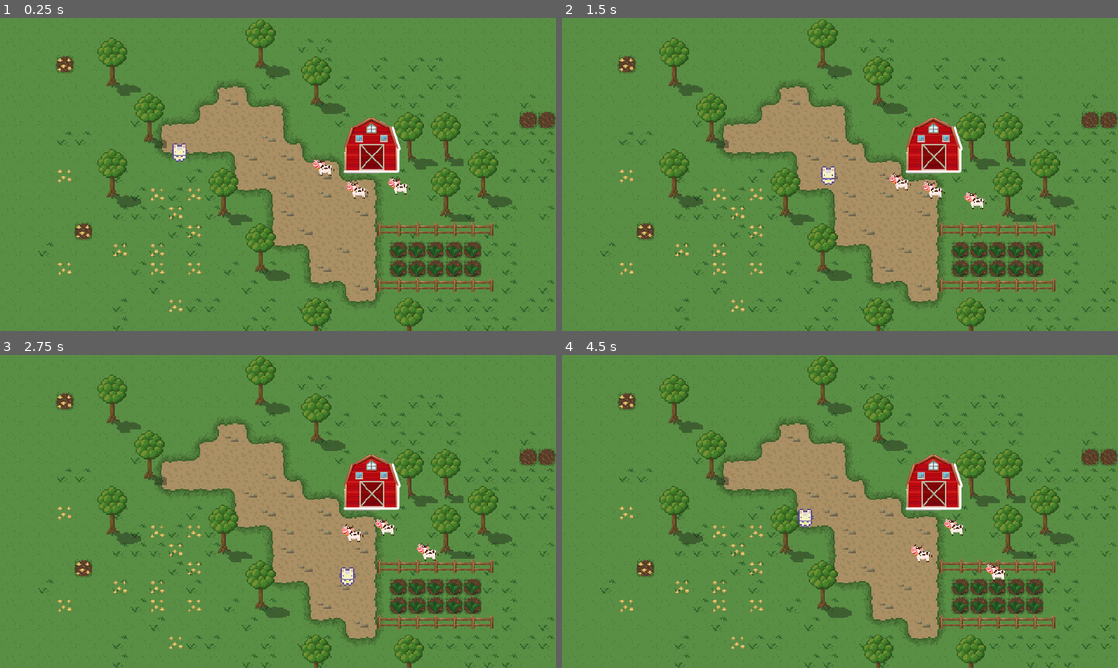
Above: before the commit, frames 1-4 (two rows, left to right).
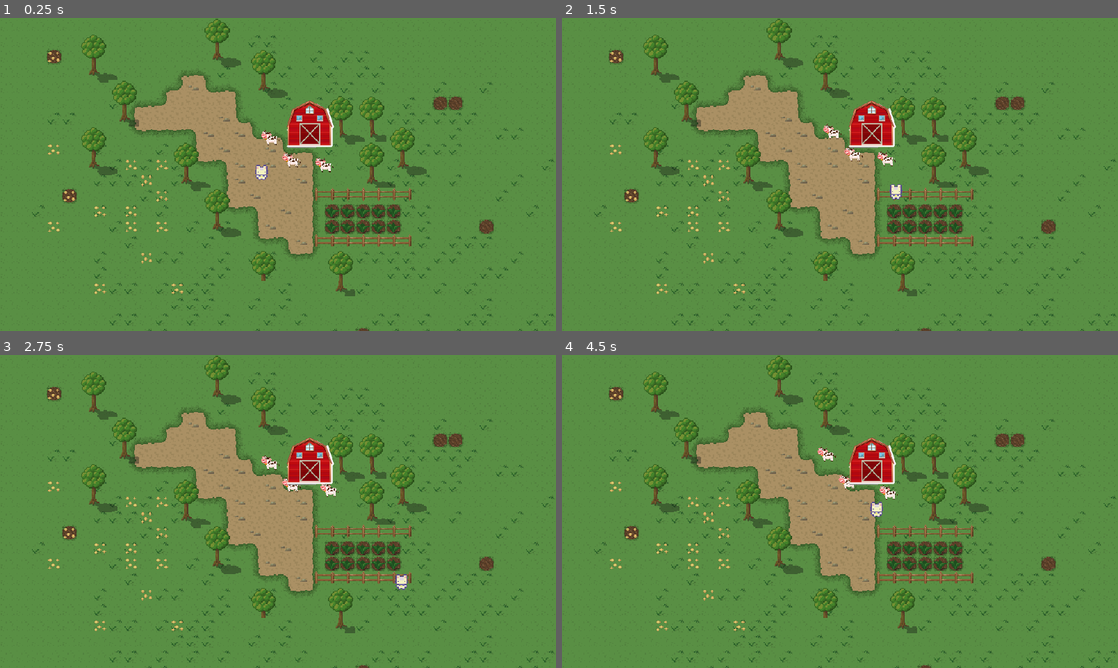
Above: after the commit, the same moments.

Repository: Bugra020/Game-Jam
Game: Godot game, scene res://scenes/gamelevel.tscn
Same seed, same stepped clock (60 frames per second), same inputs: the game is played once before the commit and once after it.
Inputs:
- Up to frame 1 (0.25 s): no input
- Up to frame 2 (1.5 s): hold D (right) 0.53-1.28 s; hold E (interact, bound only after the commit) 0.53-1.28 s; hold S (down) from 1.28 s (still down); tap E (interact, bound only after the commit) at 1.35 s
- Up to frame 3 (2.75 s): release S (down) at 2.03 s; hold D (right) from 2.03 s (still down); hold E (interact, bound only after the commit) from 2.03 s (still down)
- Up to frame 4 (4.5 s): release D (right) at 2.78 s; release E (interact, bound only after the commit) at 2.78 s; hold W (up) 2.78-3.53 s; tap E (interact, bound only after the commit) at 2.85, 4.35 s; hold E (interact, bound only after the commit) 3.53-4.28 s; hold A (left) from 3.53 s (still down)

The runs differ from the first frame. In frame 1, 28% of the frame differs, in the area x 5-100%, y 0-100%; in frame 2, 28%; in frame 3, 28%; in frame 4, 28%.

Commit message:
milkable cows!

Diff:
--- a/player/player.tscn
+++ b/player/player.tscn
@@ -6,7 +6,7 @@
 [sub_resource type="RectangleShape2D" id="RectangleShape2D_a67ut"]
 size = Vector2(14, 16)
 
-[node name="Player" type="CharacterBody2D"]
+[node name="Player" type="CharacterBody2D" groups=["Player"]]
 script = ExtResource("1_b551q")
 
 [node name="Sprite2D" type="Sprite2D" parent="."]
--- a/project.godot
+++ b/project.godot
@@ -16,10 +16,8 @@
 
 [display]
 
-window/size/viewport_width=1920
-window/size/viewport_height=1080
 window/stretch/mode="canvas_items"
-window/stretch/scale=4.0
+window/stretch/scale=2.0
 
 [input]
 
@@ -43,6 +41,11 @@
 "events": [Object(InputEventKey,"resource_local_to_scene":false,"resource_name":"","device":-1,"window_id":0,"alt_pressed":false,"shift_pressed":false,"ctrl_pressed":false,"meta_pressed":false,"pressed":false,"keycode":0,"physical_keycode":87,"key_label":0,"unicode":119,"echo":false,"script":null)
 ]
 }
+interact={
+"deadzone": 0.5,
+"events": [Object(InputEventKey,"resource_local_to_scene":false,"resource_name":"","device":-1,"window_id":0,"alt_pressed":false,"shift_pressed":false,"ctrl_pressed":false,"meta_pressed":false,"pressed":false,"keycode":0,"physical_keycode":69,"key_label":0,"unicode":101,"echo":false,"script":null)
+]
+}
 
 [rendering]
 
--- a/scenes/animal.tscn
+++ /dev/null
@@ -1,51 +0,0 @@
-[gd_scene load_steps=5 format=3 uid="uid://doshxf2debles"]
-
-[ext_resource type="Texture2D" uid="uid://8nv0pl3nh4pb" path="res://assets/cowpng.png" id="1_geenp"]
-
-[sub_resource type="GDScript" id="GDScript_x5475"]
-resource_name = "animal.gd"
-script/source = "extends Area2D
-
-@export var move_speed : float = 10.0
-@export var move_dir : Vector2
-
-var start_pos : Vector2
-var count : int
-
-func _ready():
-	start_pos = global_position
-	count = 0;
-
-func _process(delta):
-	if(count % 200 == 0):
-		move_dir = Vector2(randi_range(0,1), randi_range(0,1))
-
-	global_position += move_dir * move_speed * delta
-
-	count = count + 1;
-"
-
-[sub_resource type="SpriteFrames" id="SpriteFrames_88ihd"]
-animations = [{
-"frames": [{
-"duration": 1.0,
-"texture": ExtResource("1_geenp")
-}],
-"loop": true,
-"name": &"default",
-"speed": 5.0
-}]
-
-[sub_resource type="RectangleShape2D" id="RectangleShape2D_7ld88"]
-size = Vector2(47, 39)
-
-[node name="animal" type="Area2D"]
-scale = Vector2(0.2, 0.2)
-script = SubResource("GDScript_x5475")
-
-[node name="AnimatedSprite2D" type="AnimatedSprite2D" parent="."]
-sprite_frames = SubResource("SpriteFrames_88ihd")
-
-[node name="CollisionShape2D" type="CollisionShape2D" parent="."]
-position = Vector2(9.5, 19.5)
-shape = SubResource("RectangleShape2D_7ld88")
--- /dev/null
+++ b/scenes/cow.tscn
@@ -0,0 +1,38 @@
+[gd_scene load_steps=6 format=3 uid="uid://yak7438fnhwo"]
+
+[ext_resource type="Texture2D" uid="uid://8nv0pl3nh4pb" path="res://assets/cowpng.png" id="1_dihb0"]
+[ext_resource type="Script" path="res://scripts/cow.gd" id="1_gu6j8"]
+[ext_resource type="Texture2D" uid="uid://cl32acr3xrivd" path="res://assets/milk_bubble.png" id="3_28cfh"]
+
+[sub_resource type="SpriteFrames" id="SpriteFrames_qukor"]
+animations = [{
+"frames": [{
+"duration": 1.0,
+"texture": ExtResource("1_dihb0")
+}],
+"loop": true,
+"name": &"default",
+"speed": 5.0
+}]
+
+[sub_resource type="RectangleShape2D" id="RectangleShape2D_fd7x6"]
+size = Vector2(47, 39)
+
+[node name="cow" type="Area2D"]
+scale = Vector2(0.2, 0.2)
+script = ExtResource("1_gu6j8")
+
+[node name="AnimatedSprite2D" type="AnimatedSprite2D" parent="."]
+sprite_frames = SubResource("SpriteFrames_qukor")
+
+[node name="CollisionShape2D" type="CollisionShape2D" parent="."]
+position = Vector2(9.5, 19.5)
+shape = SubResource("RectangleShape2D_fd7x6")
+
+[node name="status_bubble" type="Sprite2D" parent="."]
+position = Vector2(-65, -40)
+scale = Vector2(2, 1.737)
+texture = ExtResource("3_28cfh")
+
+[connection signal="body_entered" from="." to="." method="_on_body_entered"]
+[connection signal="body_exited" from="." to="." method="_on_body_exited"]
--- a/scenes/gamelevel.tscn
+++ b/scenes/gamelevel.tscn
@@ -4,7 +4,7 @@
 [ext_resource type="Script" path="res://scripts/gamelevel.gd" id="1_w86vv"]
 [ext_resource type="Texture2D" uid="uid://bl2ucda7ewdiw" path="res://assets/Cozy Farm Tileset.png" id="2_r3v1k"]
 [ext_resource type="Texture2D" uid="uid://dgymse4x6g66x" path="res://assets/barn.png" id="3_ou7sf"]
-[ext_resource type="PackedScene" uid="uid://doshxf2debles" path="res://scenes/animal.tscn" id="4_braae"]
+[ext_resource type="PackedScene" uid="uid://yak7438fnhwo" path="res://scenes/cow.tscn" id="5_558y8"]
 
 [sub_resource type="TileSetAtlasSource" id="TileSetAtlasSource_5mtjw"]
 texture = ExtResource("2_r3v1k")
@@ -48,7 +48,7 @@
 
 [node name="Player" parent="." instance=ExtResource("1_7o0dy")]
 z_index = 1
-position = Vector2(155, 116)
+position = Vector2(271, 160)
 metadata/_edit_lock_ = true
 
 [node name="TileMap" type="TileMap" parent="."]
@@ -74,11 +74,11 @@
 texture = ExtResource("3_ou7sf")
 metadata/_edit_lock_ = true
 
-[node name="animal" parent="." instance=ExtResource("4_braae")]
-position = Vector2(342, 142)
+[node name="cow" parent="." instance=ExtResource("5_558y8")]
+position = Vector2(280, 125)
 
-[node name="animal2" parent="." instance=ExtResource("4_braae")]
-position = Vector2(277, 126)
+[node name="cow2" parent="." instance=ExtResource("5_558y8")]
+position = Vector2(302, 148)
 
-[node name="animal3" parent="." instance=ExtResource("4_braae")]
-position = Vector2(306, 148)
+[node name="cow3" parent="." instance=ExtResource("5_558y8")]
+position = Vector2(336, 153)
--- /dev/null
+++ b/scripts/cow.gd
@@ -0,0 +1,50 @@
+extends Area2D
+@onready var statusBubble = $status_bubble
+
+@export var move_speed : float = 5.0
+@export var move_dir : Vector2
+
+var start_pos : Vector2
+var count : int
+var colliding_with_player : bool
+var milkable : bool
+var milk_procces : float
+
+func _ready():
+	start_pos = global_position
+	count = 0;
+	colliding_with_player = false
+	milkable = false;
+	milk_procces = 0
+	statusBubble.visible = false
+
+func _process(delta):
+	if(count % (100*randi_range(1,5)) == 0):
+		move_dir = Vector2(randi_range(-1,1), randi_range(-1,1))
+
+	if(count % 50 == 0 && !milkable):
+			milk_procces += 0.1
+
+	global_position += move_dir * move_speed * delta
+	count = count + 1;
+
+	if(milk_procces >= 1.0):
+		milkable = true
+		status_bubble()
+
+	if(Input.get_action_strength("interact") && colliding_with_player && milkable):
+		milkable = false
+		milk_procces = 0
+		statusBubble.visible = false
+		print("cow milked!")
+		colliding_with_player = false
+
+
+func _on_body_entered(body):
+	colliding_with_player = true
+
+func _on_body_exited(body):
+	colliding_with_player = false
+
+func status_bubble():
+	statusBubble.visible = true
Binary file added: assets/milk_bubble.png
Not shown, added: assets/milk_bubble.png.import
Binary file added: scenes/New Piskel-1.png.png
Not shown, added: scenes/New Piskel-1.png.png.import
Binary file added: scenes/milk_bubble.png
Not shown, added: scenes/milk_bubble.png.import
